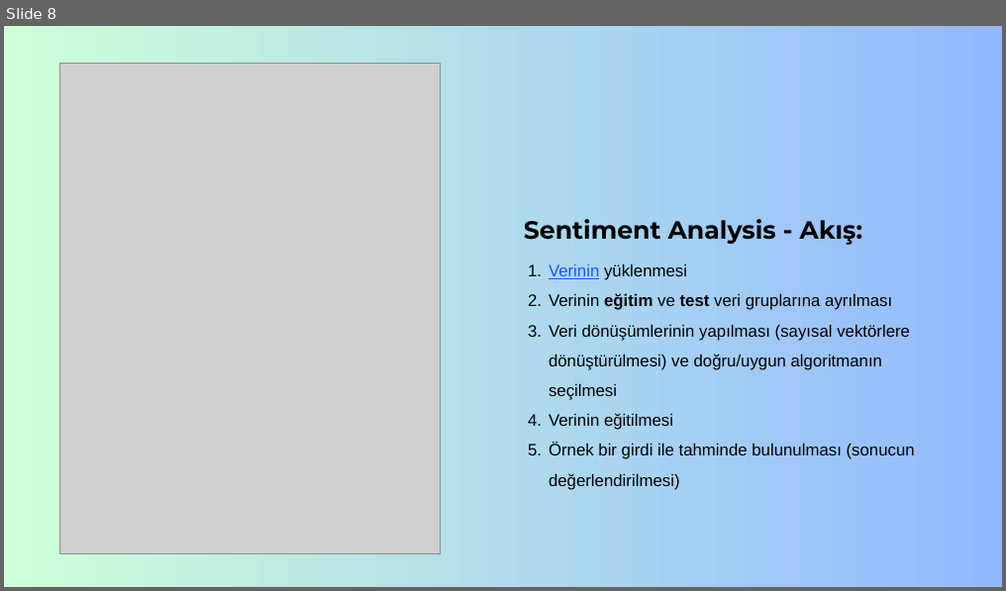
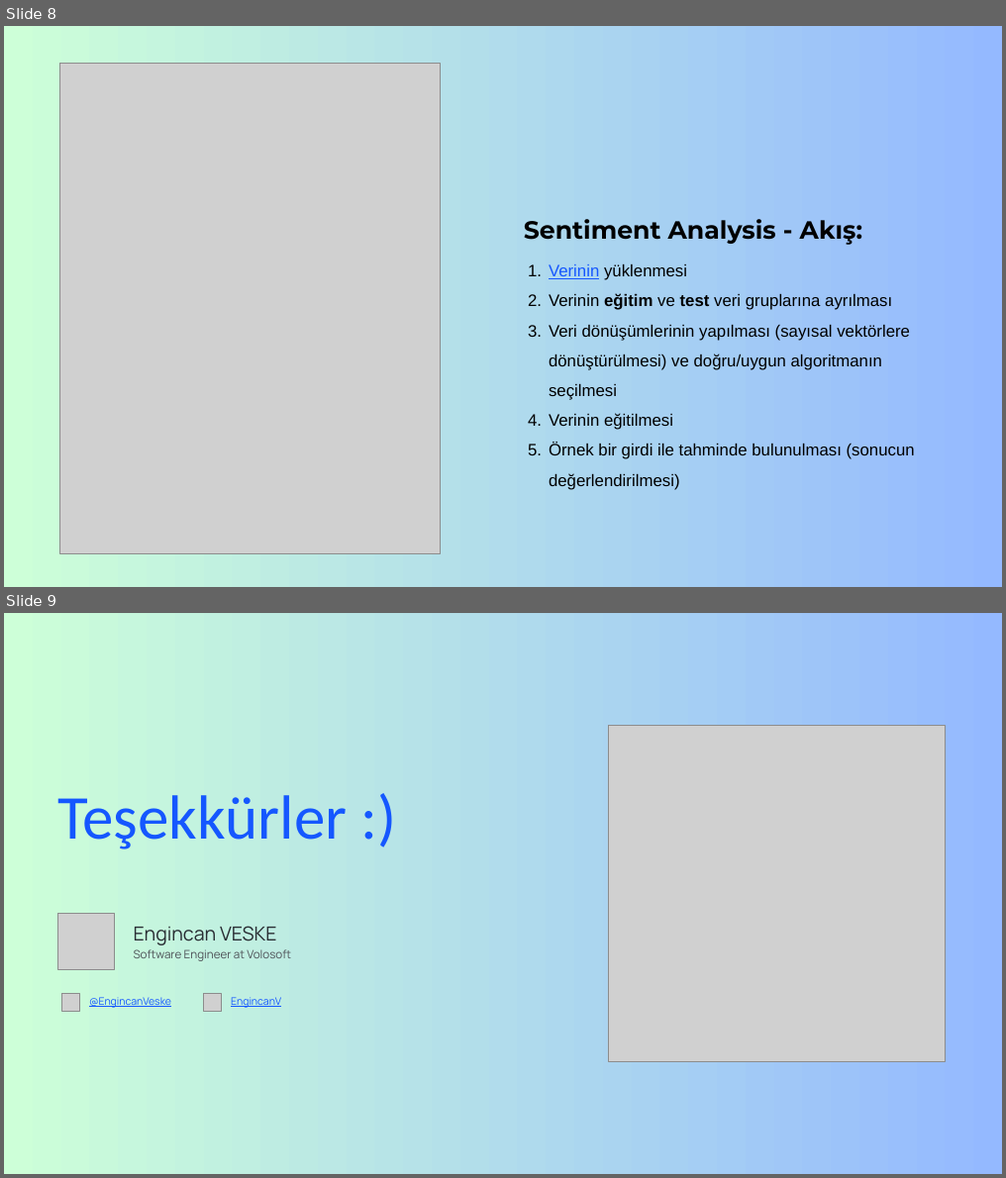
Before and after one commit to EngincanV/presentations, a slide deck: Hello-Talks/Sentiment-Analysis-in-Dotnet/Sentiment-Analysis-in-NET-Turkish.pptx. Shown one above the other, each under a label of ours: slide 8 before the commit, slides 8 and 9 after it. The pictures are 1006x591 and 1006x1178 pixels, drawn with LibreOffice and Linux fonts; fonts in the diff are those of the drawing; grey boxes stand for pictures. Boxes give left, top, right and bottom in pixels: in the first picture for what was removed or moved away, otherwise in the second. Text is boxed around its words. In the diff, an @@ line names an element or a change of style, - is before the commit and + after.

```diff
--- a/Hello-Talks/Sentiment-Analysis-in-Dotnet/Sentiment-Analysis-in-NET-Turkish.pptx
+++ b/Hello-Talks/Sentiment-Analysis-in-Dotnet/Sentiment-Analysis-in-NET-Turkish.pptx
@@ slide 9 added at <box>4,613,1002,1174</box>, background gradient #CDFFD8 to #94B9FF; not listed: 1 template element that a slide beside it also shows @@
@@ picture added at <box>608,725,944,1062</box> @@
@@ text added at <box>57,795,347,850</box>, 90 pt, text #1557FF @@
+Teşekkürler :)
@@ picture added at <box>57,913,114,969</box> @@
@@ text added at <box>134,926,276,946</box>, 28 pt, text #292D33 @@
+Engincan VESKE
@@ text added at <box>134,950,291,961</box>, 16.6 pt, text #4E5258 @@
+Software Engineer at Volosoft
@@ picture added at <box>61,994,79,1011</box> @@
@@ text added at <box>89,997,171,1008</box>, 15 pt, text #1557FF, underline @@
+@EngincanVeske
@@ picture added at <box>204,994,221,1011</box> @@
@@ text added at <box>231,997,281,1008</box>, 15 pt, text #1557FF, underline @@
+EngincanV
```
Also in this commit, not shown: 1 slide changed, 1 slide removed, 2 other files.
